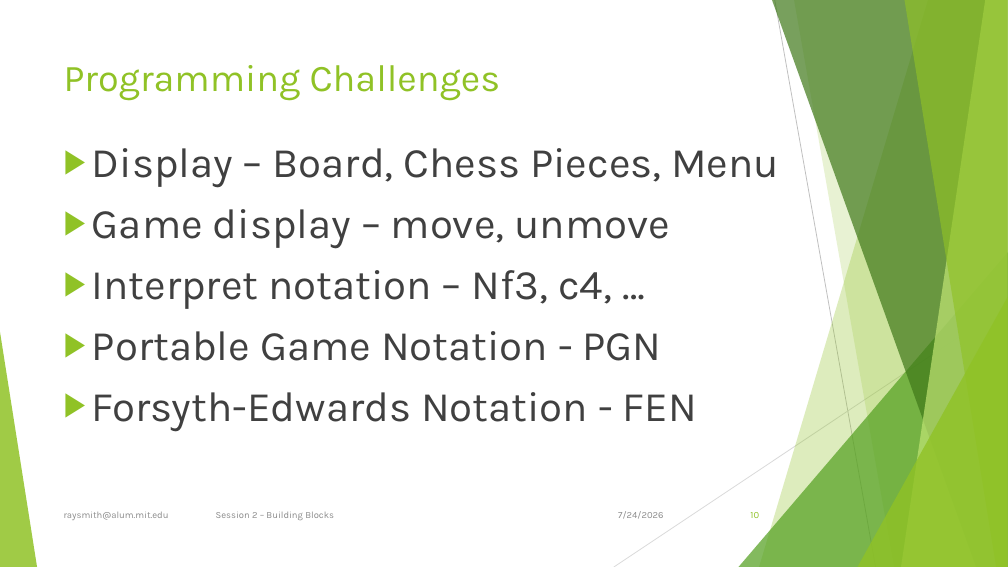
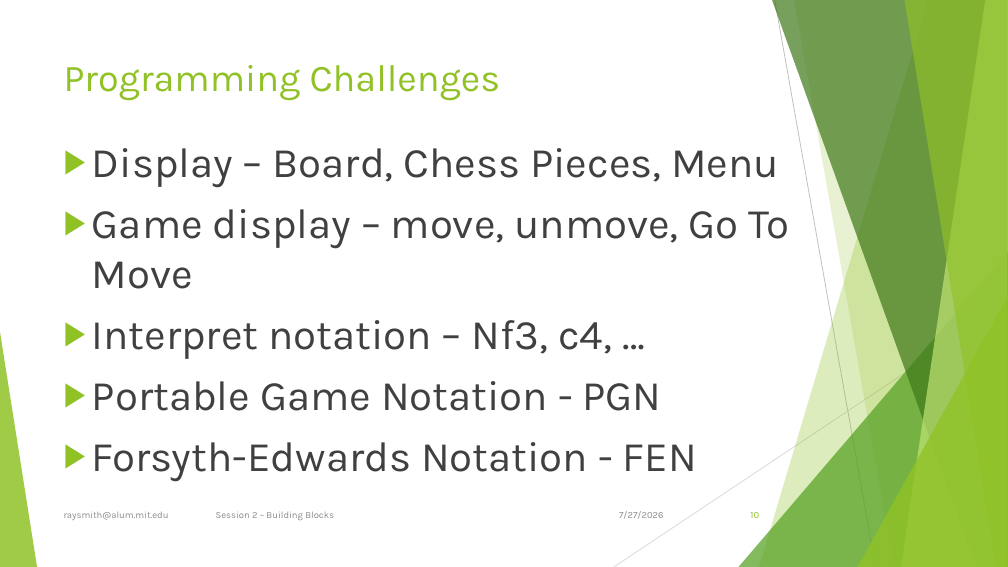
Before and after one commit to raysmith619/chess, a slide deck: slide 10 of Docs/Chess Display and Computers.pptx. Drawn at 1008x567 pixels with LibreOffice and Linux fonts; fonts in the diff are those of the drawing. Boxes give left, top, right and bottom in pixels: in the first picture for what was removed or moved away, otherwise in the second. Text is boxed around its words. In the diff, an @@ line names an element or a change of style, - is before the commit and + after.

Commit message:
Update presentation, add Display

```diff
--- a/Docs/Chess Display and Computers.pptx
+++ b/Docs/Chess Display and Computers.pptx
@@ text at box(92, 209, 790, 289): text changed @@
-▶ Game display – move, unmove
+▶ Game display – move, unmove, Go To Move
```
Also in this commit, not shown: 22 other slides changed, 1 slide removed, 1 other file.
